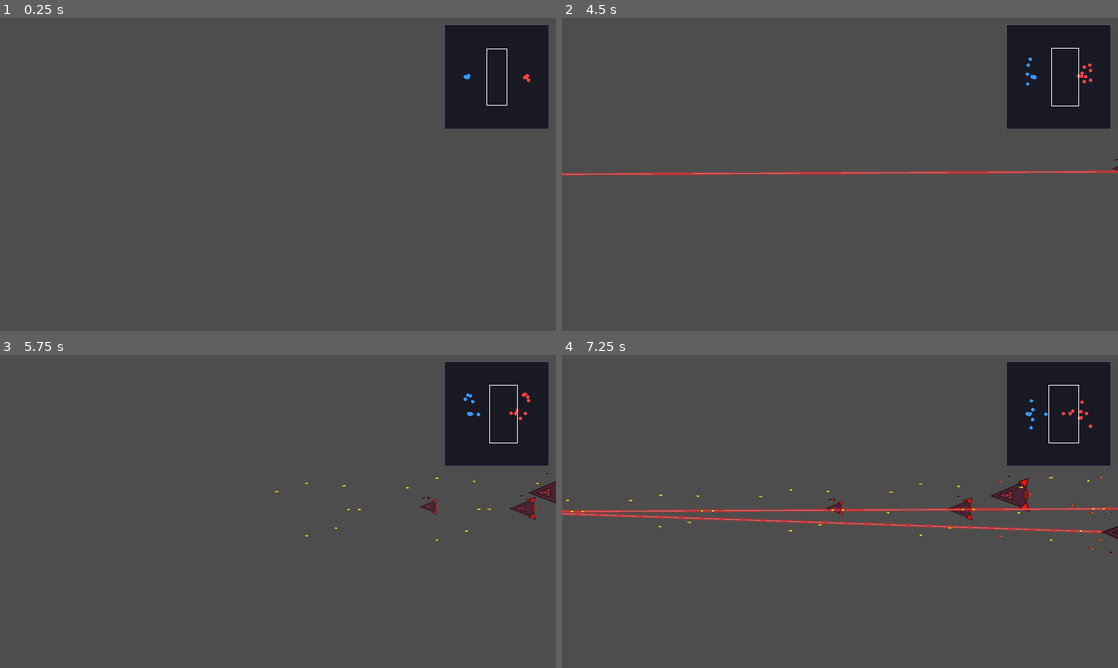
Above: before the commit, frames 1-4 (two rows, left to right).
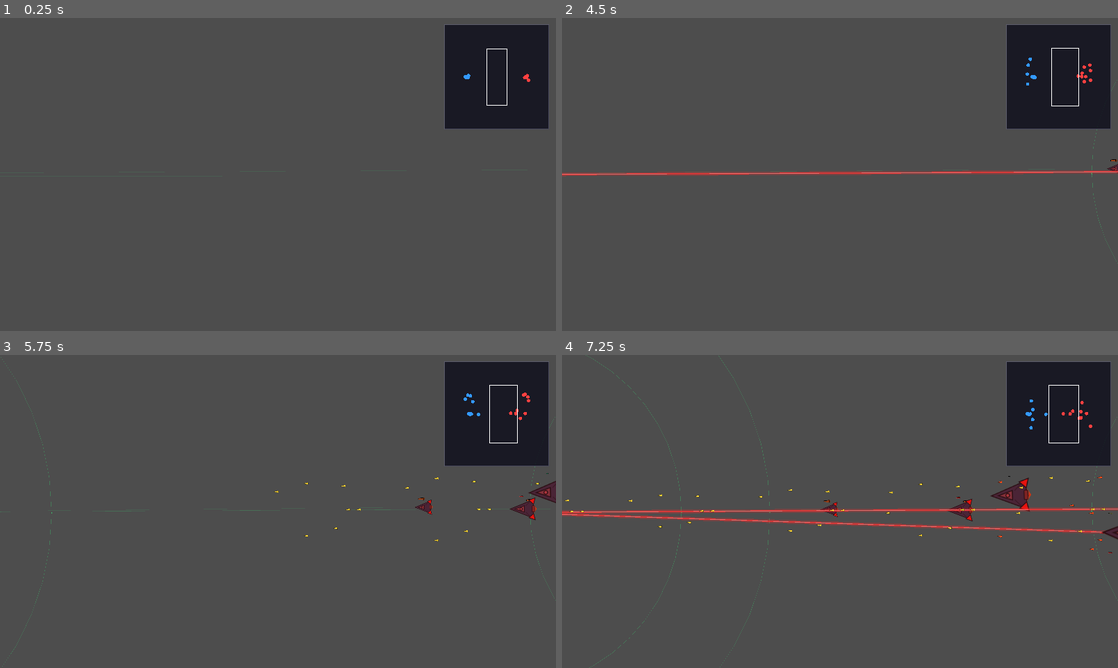
Above: after the commit, the same moments.

Repository: ZhanXuzhao/SpaceRTS
Game: Godot game, scene res://scenes/main.tscn
The game is run twice, just before and just after one commit, with the same random seed, the same clock (stepped at 60 frames per second) and the same inputs.
Inputs (mouse positions are in pixels of both pictures, inside the frame that each line leads up to):
- Up to frame 1 (0.25 s): no input
- Up to frame 2 (4.5 s): tap Enter at 0.5 s; move the mouse to (962, 158) at 0.52 s; hold W 0.53-1.25 s; tap G at 0.6, 2.3, 3.8 s; click (962, 158) at 0.67 s; drag from (728, 190) to (812, 237) at 1.27 s; move the mouse to (895, 105) at 2.02 s; hold W 2.03-2.75 s; tap R at 2.1 s; drag from (812, 237) to (673, 127) at 2.77 s; move the mouse to (1006, 221) at 3.52 s; hold A 3.53-4.25 s; tap H at 3.6 s; drag from (673, 127) to (756, 96) at 4.27 s
- Up to frame 3 (5.75 s): move the mouse to (305, 511) at 5.02 s; hold A from 5.03 s (still down); tap Z at 5.1 s; click (305, 511) at 5.17 s; tap G at 5.3 s
- Up to frame 4 (7.25 s): release A at 5.75 s; drag from (756, 433) to (867, 483) at 5.77 s; move the mouse to (962, 495) at 6.52 s; hold W from 6.53 s (still down); tap C at 6.6 s; tap G at 6.8 s

The runs differ from the first frame. In frame 2, 0.2% of the frame differs, in the area x 0-100%, y 15-79%; in frame 3, 0.3%; in frame 4, 1.9%, in the area x 0-100%, y 0-100%.

Commit message:
feat: 三种攻击模式+G切换+无人机自动辅助攻击母舰目标

Diff:
--- a/scripts/hud.gd
+++ b/scripts/hud.gd
@@ -69,6 +69,11 @@
 	# 武器（带数量）
 	font.draw_string(get_canvas_item(), Vector2(info_x, hull_bar_y + bar_h + 12),
 		"武器: " + _get_weapon_summary(unit), HORIZONTAL_ALIGNMENT_LEFT, -1, 12, Color.WHITE)
+
+	# 攻击模式
+	var mode_names = ["自由开火", "保持距离", "环绕射击"]
+	font.draw_string(get_canvas_item(), Vector2(info_x, hull_bar_y + bar_h + 26),
+		"攻击模式: " + mode_names[unit._attack_mode] + " [G]", HORIZONTAL_ALIGNMENT_LEFT, -1, 11, Color(0.8, 0.8, 0.6))
 
 	# 无人机仓（战列舰）
 	if unit.class_type == Unit.ShipClass.BATTLESHIP:
--- a/scripts/main.gd
+++ b/scripts/main.gd
@@ -299,6 +299,13 @@
 				_camera.position = _follow_unit.global_position
 			else:
 				_follow_unit = null
+
+		# ---- G：切换攻击模式 ----
+		elif event.keycode == KEY_G and not event.echo:
+			for u in _selected_units:
+				if is_instance_valid(u) and u.hull > 0:
+					u._attack_mode = (u._attack_mode + 1) % 3
+			queue_redraw()
 
 		# ---- Z：加速 ----
 		elif event.keycode == KEY_Z and not event.echo:
--- a/scripts/unit.gd
+++ b/scripts/unit.gd
@@ -3,6 +3,7 @@
 
 enum Team { BLUE, RED }
 enum ShipClass { DRONE, FRIGATE, DESTROYER, CRUISER, BATTLESHIP }
+enum AttackMode { FREE_FIRE, KEEP_DISTANCE, ORBIT_SHOOT }
 
 const CFG = preload("res://scripts/game_config.gd")
 
@@ -61,6 +62,7 @@
 var is_selected: bool = false : set = _set_is_selected
 
 var _all_units: Array[Unit] = []
+var _attack_mode: AttackMode = AttackMode.FREE_FIRE
 
 var _target_position: Vector2
 var _is_moving: bool = false
@@ -126,6 +128,14 @@
 	_weapon_damage_mult = pow(1.2, _tier)
 	_laser_attack_duration = CFG.LASER_ATTACK_DURATION * (1.0 + _tier * CFG.LASER_CLASS_BONUS)
 	_weapon_range_mult = pow(1.5, _tier)
+	# 根据船型设置默认攻击模式
+	match class_type:
+		ShipClass.DRONE, ShipClass.FRIGATE:
+			_attack_mode = AttackMode.ORBIT_SHOOT
+		ShipClass.DESTROYER:
+			_attack_mode = AttackMode.KEEP_DISTANCE
+		_:
+			_attack_mode = AttackMode.FREE_FIRE
 
 	slot_count = int(pow(2, _tier))
 	speed = CFG.UNIT_MAX_SPEED * pow(0.8, _tier)
@@ -206,6 +216,11 @@
 
 
 func _update_target() -> void:
+	# 无人机辅助母舰攻击
+	if _home_battleship != null and _current_target == null:
+		if is_instance_valid(_home_battleship) and is_instance_valid(_home_battleship._current_target) and _home_battleship._current_target.hull > 0:
+			_current_target = _home_battleship._current_target
+			_is_orbit = false
 	# 无人机无目标时返回母舰
 	if _home_battleship != null and _current_target == null and not _is_moving and not _is_orbit:
 		orbit_target(_home_battleship)
@@ -245,6 +260,14 @@
 
 
 func _update_combat(delta: float) -> void:
+	# 保持距离模式：持续调整到最佳射程
+	if _attack_mode == AttackMode.KEEP_DISTANCE and is_instance_valid(_current_target) and _current_target.hull > 0:
+		var dist = global_position.distance_to(_current_target.global_position)
+		var optimal = _get_max_range() * 0.7
+		if abs(dist - optimal) > 20.0:
+			var dir = (_current_target.global_position - global_position).normalized()
+			_target_position = _current_target.global_position - dir * optimal
+			_is_moving = true
 	# 激光脉冲周期
 	_laser_cycle_timer -= delta
 	var laser_on = _laser_cycle_timer > 0
@@ -275,6 +298,10 @@
 
 func _update_chase() -> void:
 	var approach_range = _get_approach_range()
+	# 环绕射击模式
+	if _attack_mode == AttackMode.ORBIT_SHOOT and _current_target != null and is_instance_valid(_current_target) and _current_target.hull > 0 and _current_target.team != team:
+		orbit_target(_current_target)
+		return
 	if _current_target != null and approach_range > 0:
 		var dist = global_position.distance_to(_current_target.global_position)
 		if dist <= approach_range and _explicit_attack_target != null:
